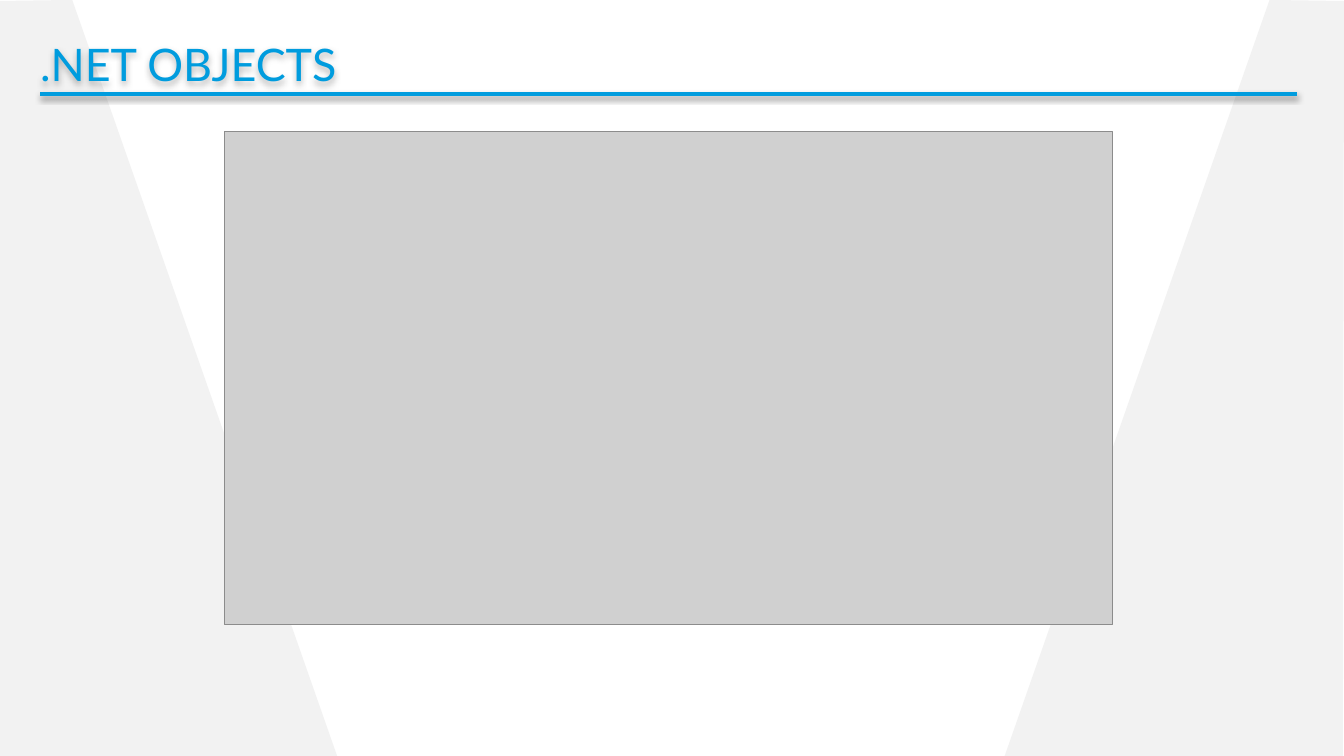
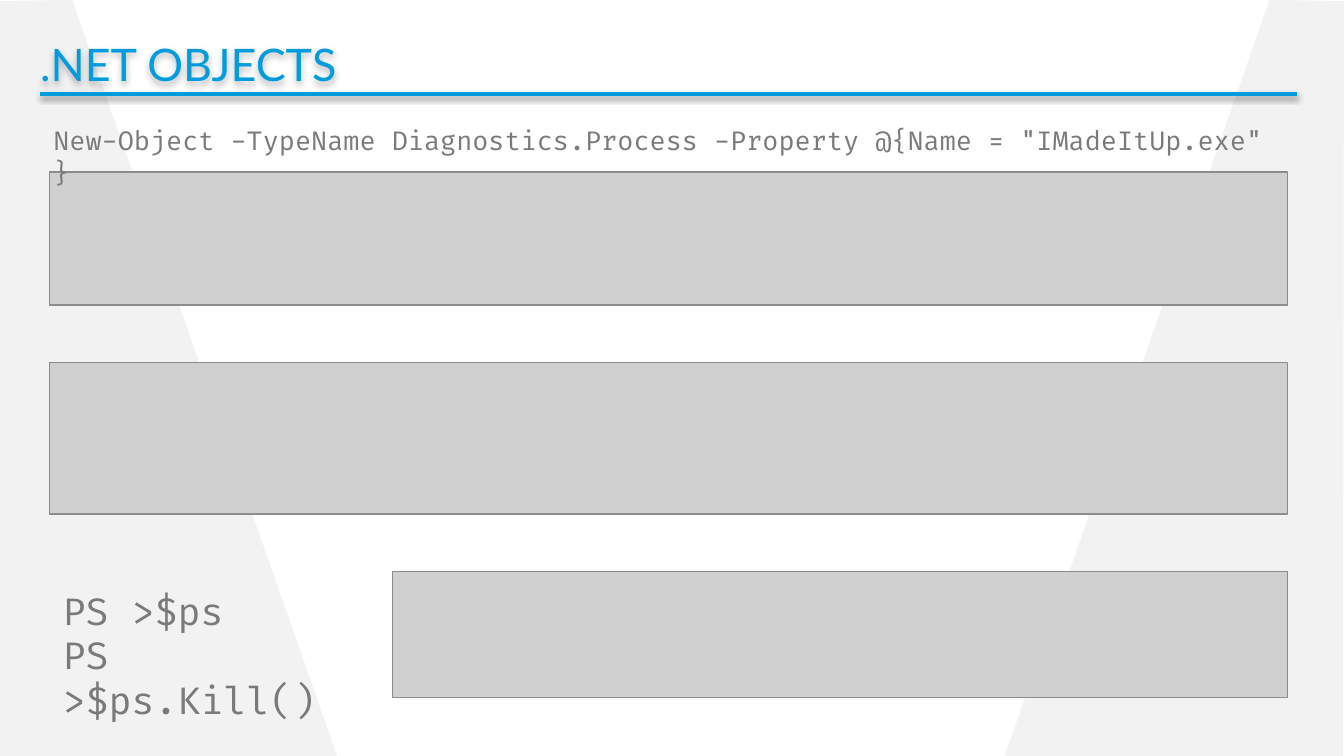
Before and after one commit to cdhunt/pssummit2017-mocking, a slide deck: slide 16 of Summit2017_Mocking.pptx. Drawn at 1344x756 pixels with LibreOffice and Linux fonts; fonts in the diff are those of the drawing; grey boxes stand for pictures; background and template pictures are left out. Boxes give left, top, right and bottom in pixels: in the first picture for what was removed or moved away, otherwise in the second. Text is boxed around its words. In the diff, an @@ line names an element or a change of style, - is before the commit and + after.

```diff
--- a/Summit2017_Mocking.pptx
+++ b/Summit2017_Mocking.pptx
@@ text added at (53,130,1262,156), 14 pt, text #7A7A7A @@
+New-Object -TypeName Diagnostics.Process -Property @{Name = "IMadeItUp.exe" }
@@ picture removed at (224,132,1113,625) @@
@@ picture added at (50,172,1288,305) @@
@@ picture added at (50,363,1288,515) @@
@@ text added at (63,595,316,722), 20 pt, text #7A7A7A @@
+PS >$ps
+PS >$ps.Kill()
@@ picture added at (392,571,1288,698) @@
```
Also in this commit, not shown: 4 other files.
